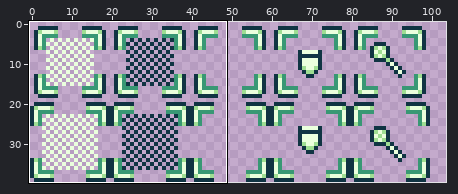
Two versions of one sprite sheet, gfx/select.png. The picture above shows the old version from afar; the outline marks the close-up.
Close-up. Before:
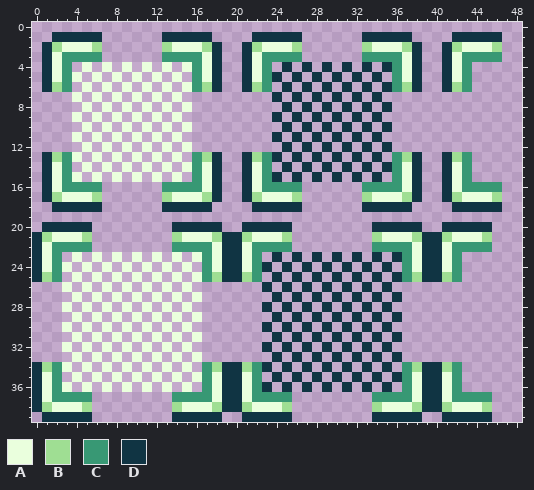
The file is 120x40 pixels. Shown: x 0..48, y 0..39. The wide view leaves out empty margins.
Palette (. is transparent): A #eaffdd  B #9fde93  C #389874  D #103443
Pixels before, first column x 0:
 1 ..DDDDD......DDDDD....DDDDD......DDDDD....DDDDD
 2 .DBAAAB......BAAABD..DBAAAB......BAAABD..DBAAAB
 3 .DACCCC......CCCCAD..DACCCC......CCCCAD..DACCCC
 4 .DAC.A.A.A.A.A.ACAD..DAC.D.D.D.D.D.DCAD..DAC...
 5 .DACA.A.A.A.A.A.CAD..DACD.D.D.D.D.D.CAD..DAC...
 6 .DBC.A.A.A.A.A.ACBD..DBC.D.D.D.D.D.DCBD..DBC...
 7 ....A.A.A.A.A.A.........D.D.D.D.D.D............
 8 .....A.A.A.A.A.A.........D.D.D.D.D.D...........
 9 ....A.A.A.A.A.A.........D.D.D.D.D.D............
10 .....A.A.A.A.A.A.........D.D.D.D.D.D...........
11 ....A.A.A.A.A.A.........D.D.D.D.D.D............
12 .....A.A.A.A.A.A.........D.D.D.D.D.D...........
13 .DBCA.A.A.A.A.A.CBD..DBCD.D.D.D.D.D.CBD..DBC...
14 .DAC.A.A.A.A.A.ACAD..DAC.D.D.D.D.D.DCAD..DAC...
15 .DACA.A.A.A.A.A.CAD..DACD.D.D.D.D.D.CAD..DAC...
16 .DACCCC......CCCCAD..DACCCC......CCCCAD..DACCCC
17 .DBAAAB......BAAABD..DBAAAB......BAAABD..DBAAAB
18 ..DDDDD......DDDDD....DDDDD......DDDDD....DDDDD
19 ...............................................
20 .DDDDD........DDDDD..DDDDD........DDDDD..DDDDD.
21 DBAAAB........BAAABDDBAAAB........BAAABDDBAAAB.
22 DACCCC........CCCCADDACCCC........CCCCADDACCCC.
23 DAC.A.A.A.A.A.A.ACADDAC.D.D.D.D.D.D.DCADDAC....
24 DACA.A.A.A.A.A.A.CADDACD.D.D.D.D.D.D.CADDAC....
25 DBC.A.A.A.A.A.A.ACBDDBC.D.D.D.D.D.D.DCBDDBC....
26 ...A.A.A.A.A.A.A.......D.D.D.D.D.D.D...........
27 ....A.A.A.A.A.A.A.......D.D.D.D.D.D.D..........
28 ...A.A.A.A.A.A.A.......D.D.D.D.D.D.D...........
29 ....A.A.A.A.A.A.A.......D.D.D.D.D.D.D..........
30 ...A.A.A.A.A.A.A.......D.D.D.D.D.D.D...........
31 ....A.A.A.A.A.A.A.......D.D.D.D.D.D.D..........
32 ...A.A.A.A.A.A.A.......D.D.D.D.D.D.D...........
33 ....A.A.A.A.A.A.A.......D.D.D.D.D.D.D..........
34 DBCA.A.A.A.A.A.A.CBDDBCD.D.D.D.D.D.D.CBDDBC....
35 DAC.A.A.A.A.A.A.ACADDAC.D.D.D.D.D.D.DCADDAC....
36 DACA.A.A.A.A.A.A.CADDACD.D.D.D.D.D.D.CADDAC....
37 DACCCC........CCCCADDACCCC........CCCCADDACCCC.
38 DBAAAB........BAAABDDBAAAB........BAAABDDBAAAB.
39 .DDDDD........DDDDD..DDDDD........DDDDD..DDDDD.
The result:
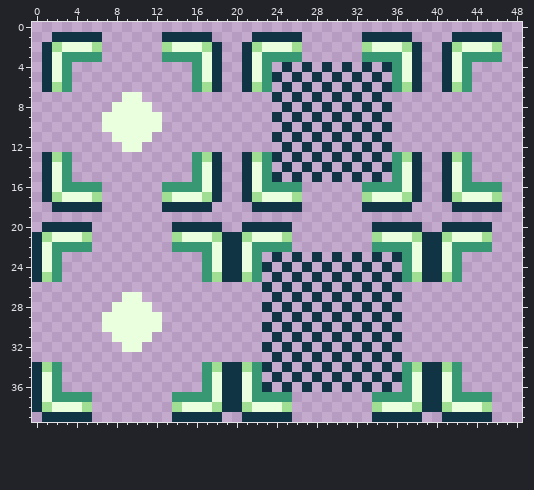
From old to new:
Colour A now appears in row 7 at x 9; in row 8 at x 8 and 10; in row 9 at x 7, 9 and 11; in row 10 at x 8, 10 and 12; in row 11 at x 9 and 11; in row 12 at x 10.
Colour A now appears in row 27 at x 9; in row 28 at x 8 and 10; in row 29 at x 7, 9 and 11; in row 30 at x 8, 10 and 12; in row 31 at x 9 and 11; in row 32 at x 10.
The edit erases colour A in row 4 at x 5, 7, 9, 11, 13 and 15; in row 5 at x 4, 6, 8, 10, 12 and 14; in row 6 at x 5, 7, 9, 11, 13 and 15; in row 7 at x 4, 6, 8, 12 and 14; in row 8 at x 5, 7, 13 and 15; in row 9 at x 4, 6 and 14.
The edit erases colour A in row 10 at x 5, 13 and 15; in row 11 at x 4, 6, 12 and 14; in row 12 at x 5, 7, 11, 13 and 15; in row 13 at x 4, 6, 8, 10, 12 and 14; in row 14 at x 5, 7, 9, 11, 13 and 15; in row 15 at x 4, 6, 8, 10, 12 and 14.
The edit erases colour A in row 23 at x 4, 6, 8, 10, 12, 14 and 16; in row 24 at x 3, 5, 7, 9, 11, 13 and 15; in row 25 at x 4, 6, 8, 10, 12, 14 and 16; in row 26 at x 3, 5, 7, 9, 11, 13 and 15; in row 27 at x 4, 6, 8, 12, 14 and 16; in row 28 at x 3, 5, 7, 13 and 15.
The edit erases colour A in row 29 at x 4, 6, 14 and 16; in row 30 at x 3, 5, 13 and 15; in row 31 at x 4, 6, 12, 14 and 16; in row 32 at x 3, 5, 7, 11, 13 and 15; in row 33 at x 4, 6, 8, 10, 12, 14 and 16; in row 34 at x 3, 5, 7, 9, 11, 13 and 15.
The edit erases colour A in row 35 at x 4, 6, 8, 10, 12, 14 and 16; in row 36 at x 3, 5, 7, 9, 11, 13 and 15.
Boxes around the changes in both close-ups, in picture pixels (x1, y1, x2, y2):
changed: (72, 62, 192, 182)
changed: (62, 252, 202, 392)
